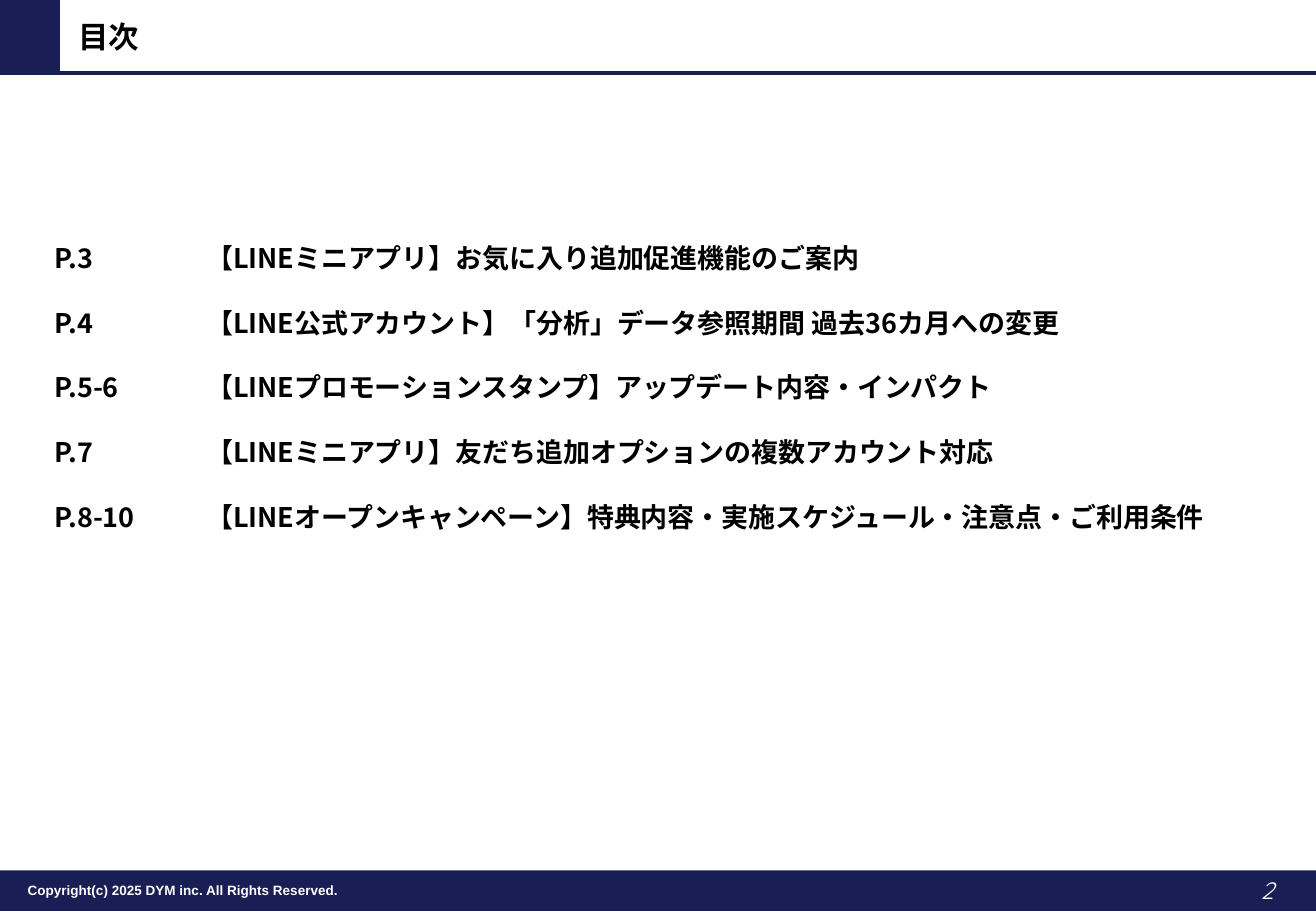
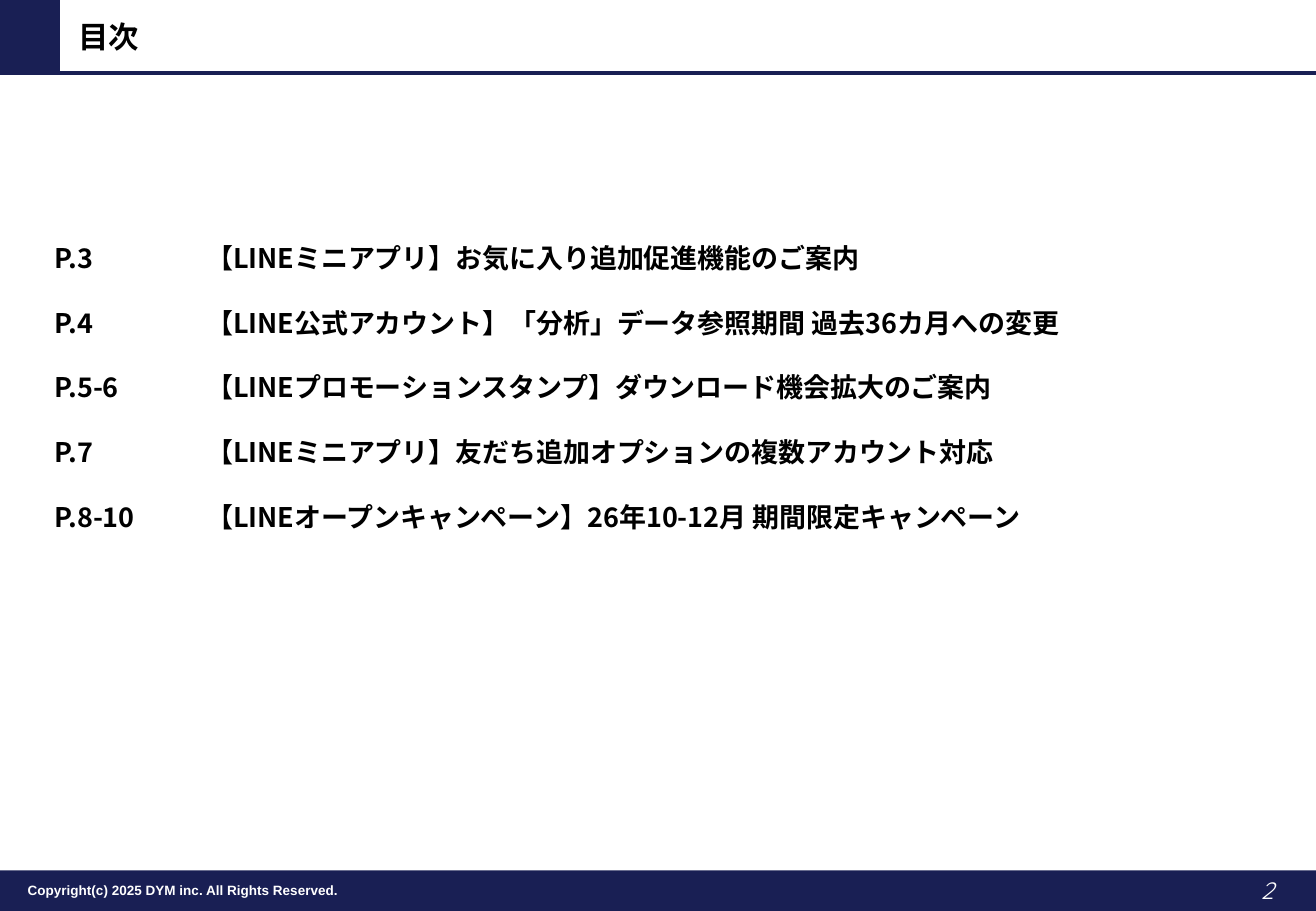
Before and after one commit to tonomura-r-dev/folder, a slide deck: slide 2 of LINEOA媒体最新情報_2026年9月トレンドレポート_ver1.3.pptx. Drawn at 1316x911 pixels with LibreOffice and Linux fonts; fonts in the diff are those of the drawing; background and template pictures are left out. Boxes give left, top, right and bottom in pixels: in the first picture for what was removed or moved away, otherwise in the second. Text is boxed around its words. In the diff, an @@ line names an element or a change of style, - is before the commit and + after.

```diff
--- a/LINEOA媒体最新情報_2026年9月トレンドレポート_ver1.3.pptx
+++ b/LINEOA媒体最新情報_2026年9月トレンドレポート_ver1.3.pptx
@@ text at bbox=[206, 374, 992, 400]: text changed @@
-【LINEプロモーションスタンプ】アップデート内容・インパクト
+【LINEプロモーションスタンプ】ダウンロード機会拡大のご案内
@@ text at bbox=[206, 504, 1021, 530]: text changed @@
-【LINEオープンキャンペーン】特典内容・実施スケジュール・注意点・ご利用条件
+【LINEオープンキャンペーン】26年10-12月 期間限定キャンペーン
```
